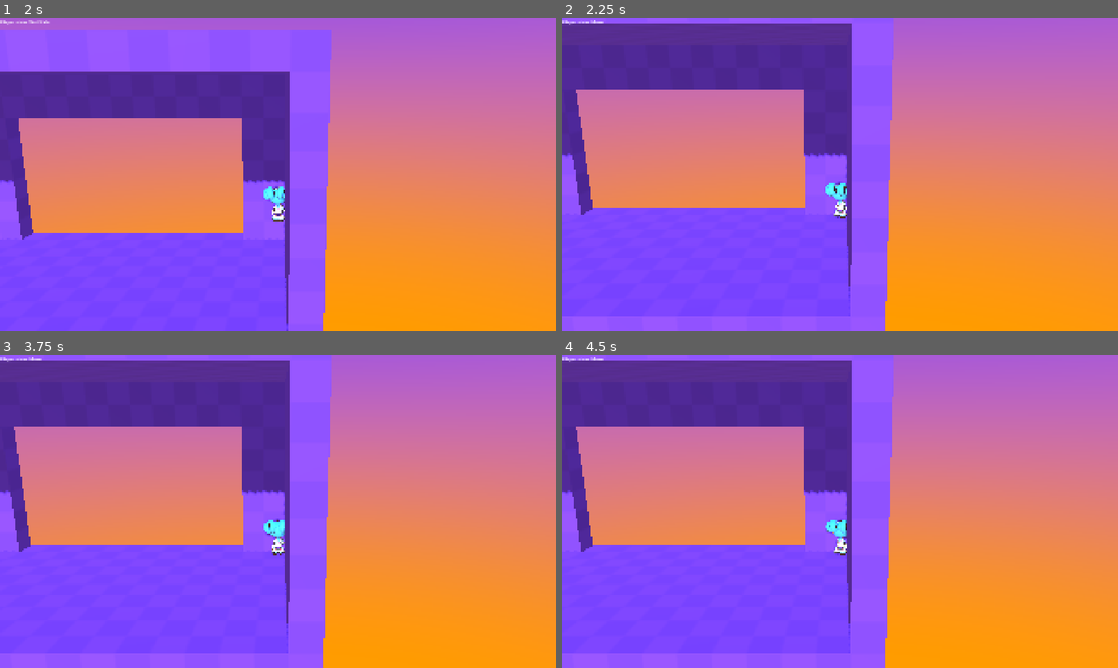
Above: before the commit, frames 1-4 (two rows, left to right).
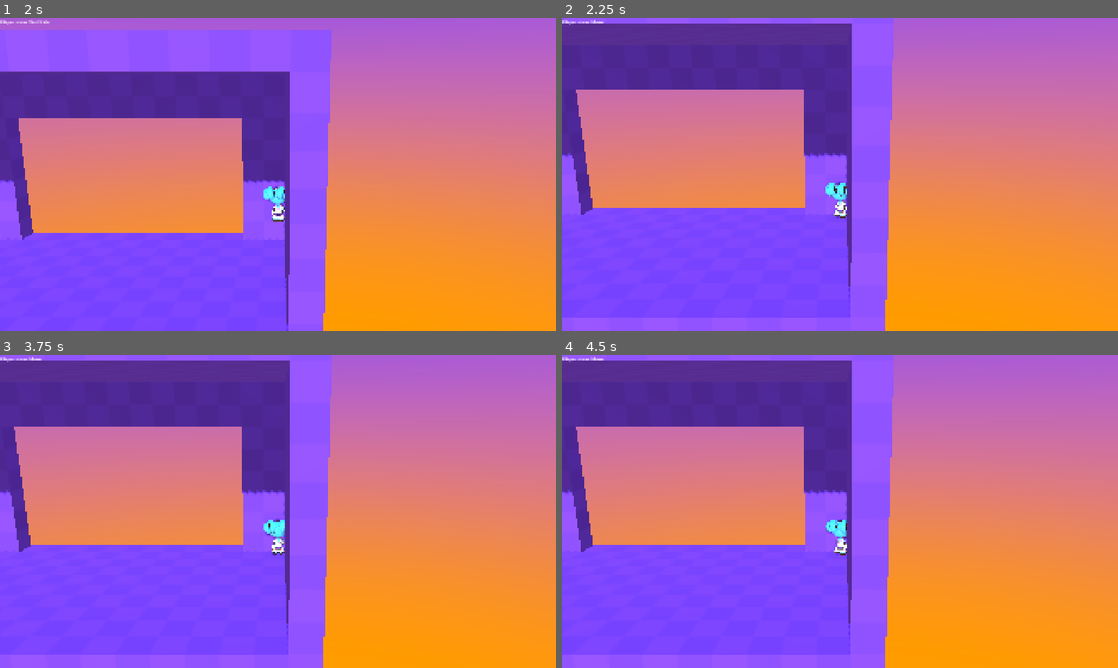
Above: after the commit, the same moments.

Repository: xpgram/3d-character-controller-1.0.0
Game: Godot game, scene res://game_fusion.tscn
The game is run twice, just before and just after one commit, with the same random seed, the same clock (stepped at 60 frames per second) and the same inputs. This scene is started directly instead of the project's main scene.
Inputs (mouse positions are in pixels of both pictures, inside the frame that each line leads up to):
- Up to frame 1 (2 s): move the mouse to (400, 158) at 0.52 s; press the mouse at (400, 158) at 0.53 s; hold D (move_right) 0.53-1.28 s; tap Space (jump) at 0.77, 1.52 s; move the mouse to (250, 174) at 1.27 s; release the mouse at (250, 174) at 1.28 s; hold W (move_up) from 1.28 s (still down); click (250, 174) at 1.35 s
- Up to frame 2 (2.25 s): keep holding W (move_up); move the mouse to (851, 168) at 2.02 s; press the mouse at (851, 168) at 2.03 s
- Up to frame 3 (3.75 s): keep holding W (move_up); move the mouse to (272, 517) at 2.77 s; release the mouse at (272, 517) at 2.78 s; click (272, 517) at 2.85 s; tap Space (jump) at 3.02 s; move the mouse to (316, 514) at 3.52 s; press the mouse at (316, 514) at 3.53 s
- Up to frame 4 (4.5 s): keep holding W (move_up); tap Space (jump) at 3.77 s; move the mouse to (795, 508) at 4.27 s; release the mouse at (795, 508) at 4.28 s; click (795, 508) at 4.35 s

Frame 1 is identical in both runs. In frame 2, 0.2% of the frame differs, in the area x 0-59%, y 44-96%; in frame 3, 0.3%; in frame 4, 0.3%.

Commit message:
tweak wall slide properties

Diff:
--- a/player/scripts/behaviors/movement.gd
+++ b/player/scripts/behaviors/movement.gd
@@ -106,7 +106,7 @@
    var negative_wall_normal := -character_body.get_wall_normal()
    var angle_to_wall_normal := applied_input_vector.signed_angle_to(negative_wall_normal, Vector3.UP)
 
-   if abs(angle_to_wall_normal) > PI / 12: # TODO Get max angle from physics properties or other
+   if abs(angle_to_wall_normal) > PI / 3: # TODO Get max angle from physics properties or other
       return false
 
    return true
--- a/player/scripts/physics_properties.gd
+++ b/player/scripts/physics_properties.gd
@@ -13,7 +13,7 @@
 
 # TODO What category should these be in?
 @export var prop_move_wall_slide_friction: float = 2.0
-@export var prop_move_wall_slide_max_velocity: float = 10.0
+@export var prop_move_wall_slide_max_velocity: float = 7.5
 @export var prop_move_wall_slide_max_time: float = 10.0
 @export var prop_move_wall_slide_pull_away_time: float = 0.5
 
